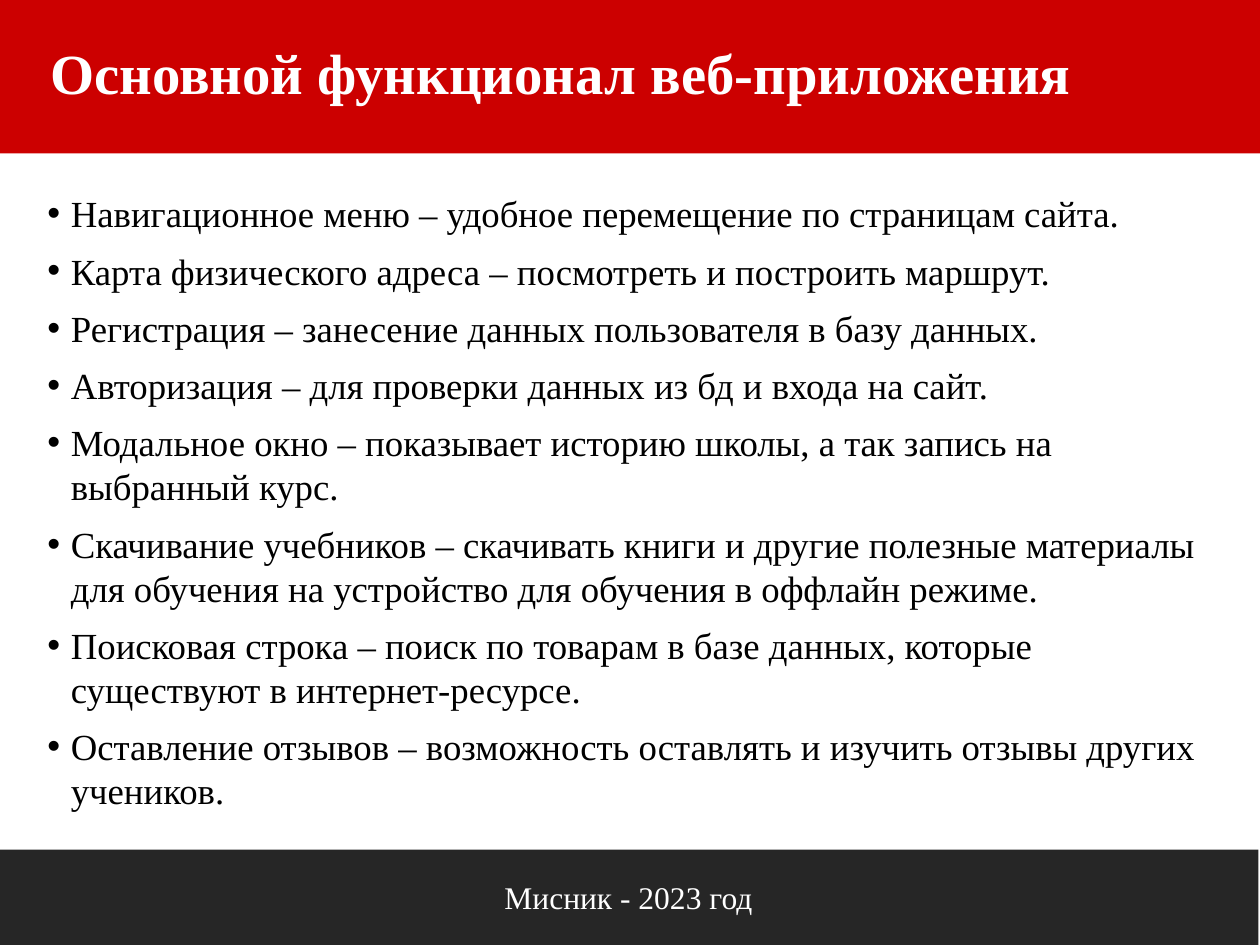
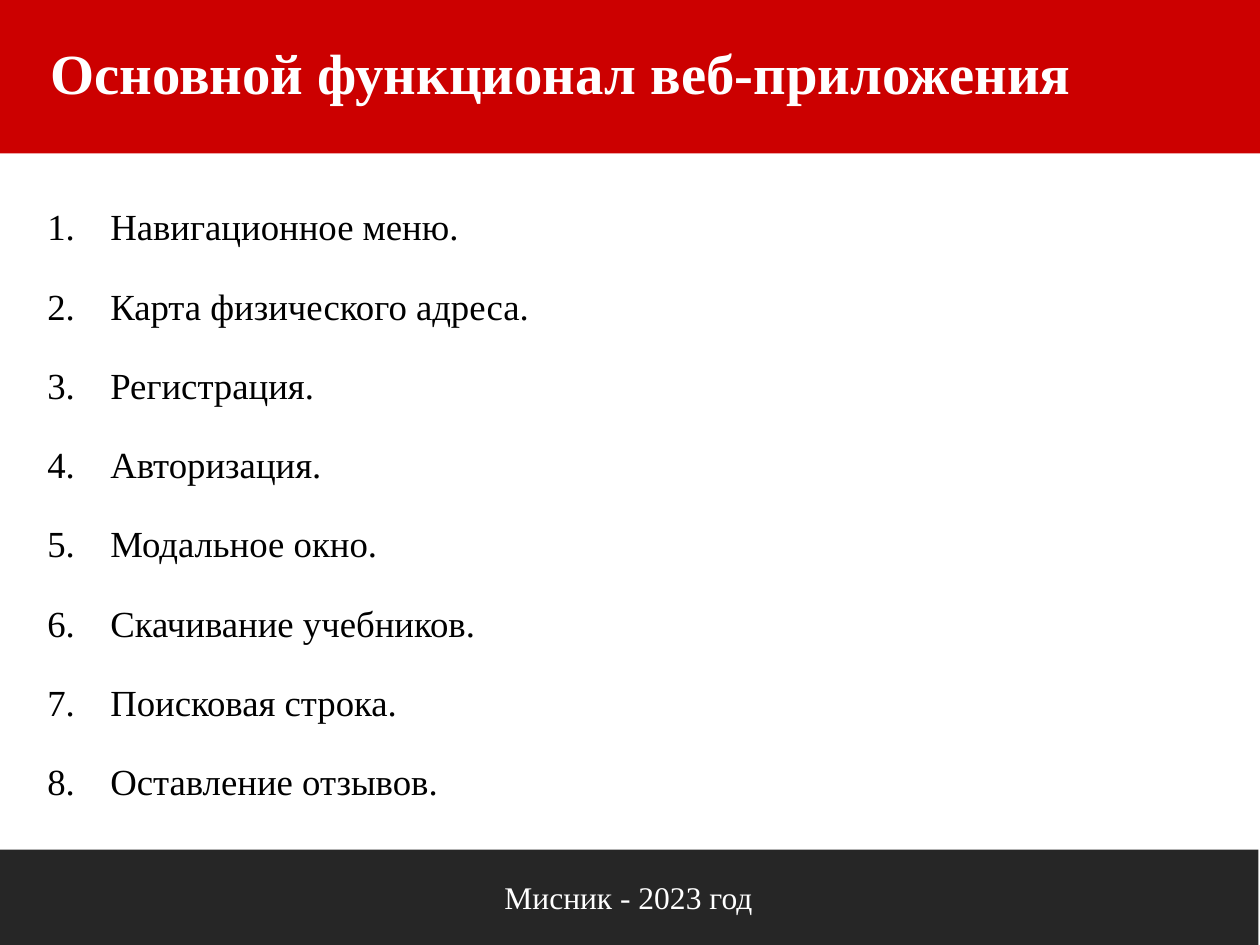
Before and after one commit to kyvshinka2/english-, a slide deck: slide 3 of Защита курсовой.pptx. Drawn at 1260x945 pixels with LibreOffice and Linux fonts; fonts in the diff are those of the drawing. Boxes give left, top, right and bottom in pixels: in the first picture for what was removed or moved away, otherwise in the second. Text is boxed around its words. In the diff, an @@ line names an element or a change of style, - is before the commit and + after.

```diff
--- a/Защита курсовой.pptx
+++ b/Защита курсовой.pptx
@@ text at (110,216,529,796): text changed @@
-• Навигационное меню – удобное перемещение по страницам сайта.
-• Карта физического адреса – посмотреть и построить маршрут.
-• Регистрация – занесение данных пользователя в базу данных.
-• Авторизация – для проверки данных из бд и входа на сайт.
-• Модальное окно – показывает историю школы, а так запись на выбранный курс.
-• Скачивание учебников – скачивать книги и другие полезные материалы для обучения на устройство для обучения в оффлайн режиме.
-• Поисковая строка – поиск по товарам в базе данных, которые существуют в интернет-ресурсе.
-• Оставление отзывов – возможность оставлять и изучить отзывы других учеников.
+1. Навигационное меню.
+2. Карта физического адреса.
+3. Регистрация.
+4. Авторизация.
+5. Модальное окно.
+6. Скачивание учебников.
+7. Поисковая строка.
+8. Оставление отзывов.
```
Also in this commit, not shown: 2 other slides changed, 5 slides added, 3 slides removed, 2 other files.
